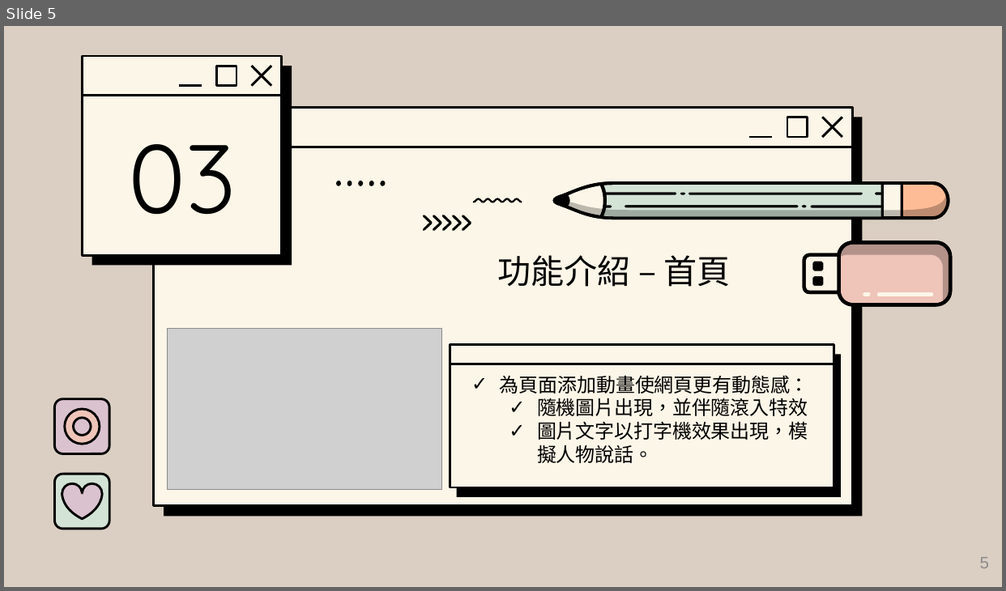
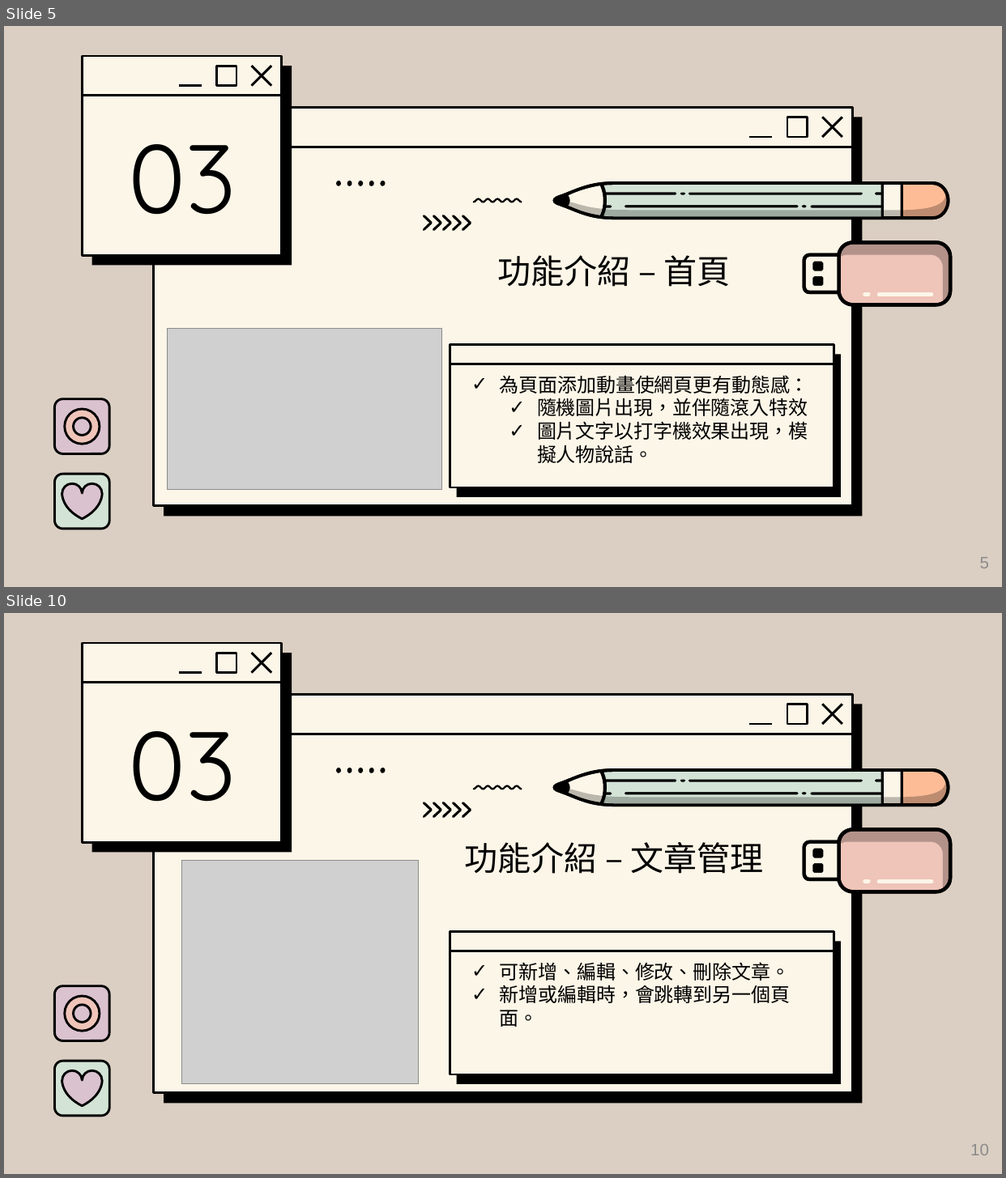
Before and after one commit to tim93009/iSpan_Midterm-Project, a slide deck: 簡報檔/midterm project_chang.pptx. Shown one above the other, each under a label of ours: slide 5 before the commit, slides 5 and 10 after it; the slides between them are not shown. The pictures are 1006x591 and 1006x1178 pixels, drawn with LibreOffice and Linux fonts; fonts in the diff are those of the drawing; grey boxes stand for pictures; background and template pictures are left out. Boxes give left, top, right and bottom in pixels: in the first picture for what was removed or moved away, otherwise in the second. Text is boxed around its words. In the diff, an @@ line names an element or a change of style, - is before the commit and + after.

Commit message:
ppt修改 v2.0

```diff
--- a/簡報檔/midterm project_chang.pptx
+++ b/簡報檔/midterm project_chang.pptx
@@ slide 10 added at (4, 613, 1002, 1174), background #DBCFC3; not listed: 7 template elements that a slide beside it also shows @@
@@ group added at (82, 643, 292, 853): 4 lines, 2 rounded rectangles, 1 rectangle @@
@@ title added at (128, 731, 236, 802), 93.3 pt, text #000000 @@
+03
@@ freeform shape added at (336, 768, 386, 775), fill #000000 @@
@@ group added at (552, 769, 951, 807): 12 freeform shapes @@
@@ freeform shape added at (422, 801, 472, 819), fill #000000 @@
@@ freeform shape added at (473, 785, 522, 790), fill #000000 @@
@@ title added at (465, 842, 763, 874), 32 pt, text #000000 @@
+功能介紹 – 文章管理
@@ group added at (803, 828, 953, 894): 6 freeform shapes @@
@@ picture added at (182, 861, 419, 1084) @@
@@ rounded rectangle added at (450, 932, 834, 1075), fill #FCF6E8, outline #000000 2.25 pt @@
@@ line added from (450, 951) to (834, 951), #000000 2.25 pt @@
@@ rounded rectangle added at (457, 942, 841, 1084), fill #000000 @@
@@ subtitle added at (500, 962, 790, 1027), 18.7 pt, text #000000 @@
+✓ 可新增、編輯、修改、刪除文章。
+✓ 新增或編輯時，會跳轉到另一個頁面。
@@ rounded rectangle added at (55, 986, 109, 1041), fill #DAC2CF, outline #000000 2.25 pt @@
@@ donut added at (65, 996, 100, 1032), fill #EFC4B9, outline #000000 2.25 pt @@
@@ rounded rectangle added at (55, 1062, 109, 1116), fill #D3E3D6, outline #000000 2.25 pt @@
@@ freeform shape added at (62, 1071, 103, 1106), fill #DAC2CF, outline #000000 2.25 pt @@
@@ page number added at (970, 1144, 989, 1156), 16 pt, text #8C8C8C @@
+10
```
Also in this commit, not shown: 2 slides changed, 3 other slides added, 1 other file.
